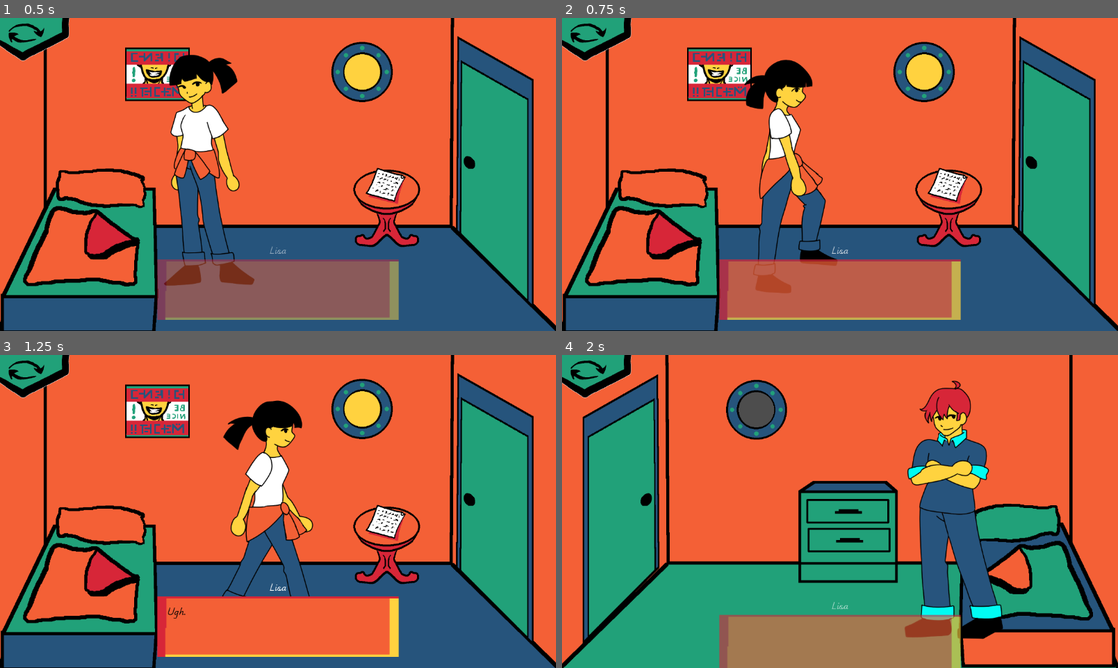
Above: before the commit, frames 1-4 (two rows, left to right).
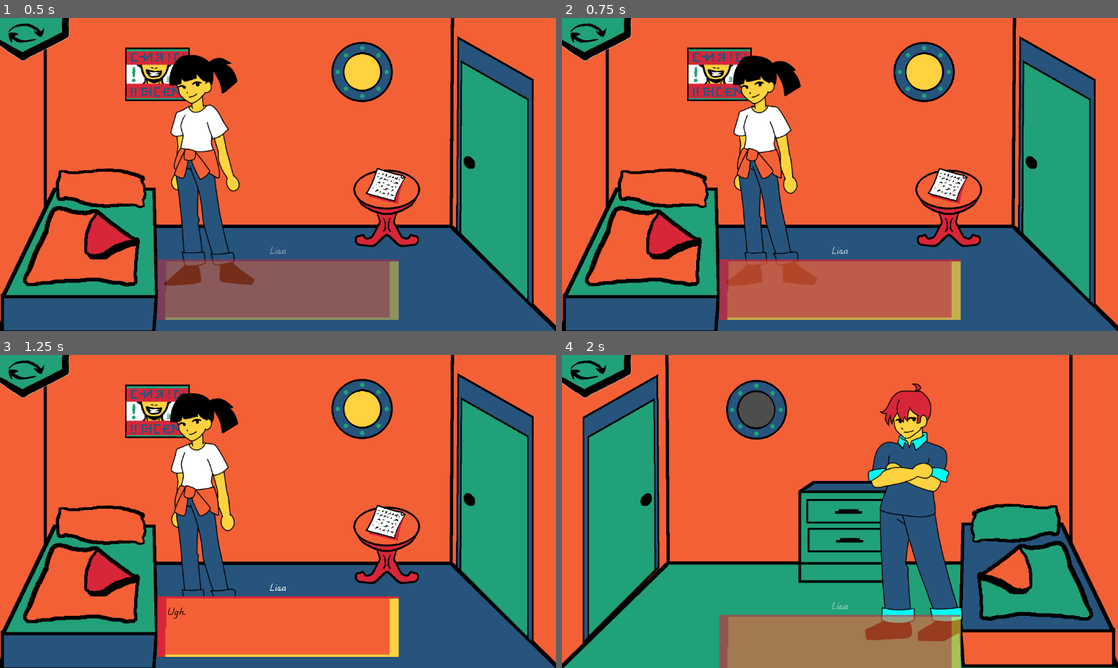
Above: after the commit, the same moments.

Repository: jame581/BrainAndGut
Game: Godot game, scene res://maps/main_level.tscn
Same seed, same stepped clock (60 frames per second), same inputs: the game is played once before the commit and once after it. This scene is started directly instead of the project's main scene. Sound files missing from this copy of the repository are replaced by a short silence.
Inputs (mouse positions are in pixels of both pictures, inside the frame that each line leads up to):
- Up to frame 1 (0.5 s): no input
- Up to frame 2 (0.75 s): move the mouse to (945, 180) at 0.52 s; press the mouse at (945, 180) at 0.53 s
- Up to frame 3 (1.25 s): no input
- Up to frame 4 (2 s): move the mouse to (1040, 517) at 1.27 s; release the mouse at (1040, 517) at 1.28 s; tap Tab (next_level) at 1.35 s; click (1040, 517) at 1.42 s

Frame 1 is identical in both runs. In frame 2, 6.2% of the frame differs, in the area x 29-50%, y 12-88%; in frame 3, 8.3%; in frame 4, 11%, in the area x 54-80%, y 8-92%.

Commit message:
Disable player movement on start sublevel
Player movement is disabled on start level when there are dialogs to
play. When dialogs are played, then player movement is activated.

Diff:
--- a/project/scripts/main_level.gd
+++ b/project/scripts/main_level.gd
@@ -31,8 +31,8 @@
 
 		players.clear()
 		active_level = sublevel
+		reactivate_players()
 		sublevel.activate()
-		reactivate_players()
 
 	else:
 		print("MainLevel: Sublevel is null.")
@@ -50,7 +50,7 @@
 # Reactivate all players
 func reactivate_players():
 	current_player_index = 0
-
+	print("MainLevel: Reactivating players")
 	for player in players:
 		player.set_player_active(false)
 
--- a/project/scripts/player.gd
+++ b/project/scripts/player.gd
@@ -62,10 +62,12 @@
 
 
 func set_player_active(active: bool) -> void:
+	print("Player " + name + " is active: ", active)
 	player_is_active = active
 
 
 func _input(event: InputEvent) -> void:
+	#print("Player " + name + " input: player_is_active: ", player_is_active)
 	if player_is_active and event.is_action_pressed("click"):
 		Global.player_payload = null
 		target_position = get_global_mouse_position()
--- a/project/scripts/sub_level.gd
+++ b/project/scripts/sub_level.gd
@@ -14,9 +14,11 @@
 
 var dialogs_played: bool = false
 var dialog_index: int = 0
+var sub_level_active: bool = false
 
 # Activate the sublevel
 func activate() -> void:
+	sub_level_active = true
 	dialog_index = 0
 	dialogs_played = false
 	var camera = $Camera2D
@@ -33,8 +35,10 @@
 		if play_dialogs_on_start and not dialogs_played:
 			play_dialogs()
 
+
 # Deactivate the sublevel
 func deactivate() -> void:
+	sub_level_active = false
 	dialog_index = 0
 	dialogs_played = false
 
@@ -42,15 +46,15 @@
 		dialog.dialog_finished.disconnect(handle_dialog_finished)
 		dialog.imidiately_hide_dialog()
 
-	if player_brain:
-		player_brain.set_player_active(false)
-	if player_gut:
-		player_gut.set_player_active(false)
+	set_players_active(false)
 
 
 func play_dialogs() -> void:
 	if not data_dialogs.is_empty() or dialog_index < data_dialogs.size():
 		dialog.show_dialog(data_dialogs[dialog_index])
+		set_players_active(false)
+		print("Playing dialog: ", dialog_index)
+		print("Sub level " + name + ": Players are inactive")
 
 
 func handle_dialog_finished() -> void:
@@ -59,6 +63,16 @@
 		play_dialogs()
 	else:
 		dialogs_played = true
+		set_players_active(true)
+		print("Players are active")
+
+
+func set_players_active(active: bool) -> void:
+	if player_brain:
+		player_brain.set_player_active(active)
+	if player_gut:
+		player_gut.set_player_active(active)
+
 
 func register_players() -> void:
 	if player_brain:
